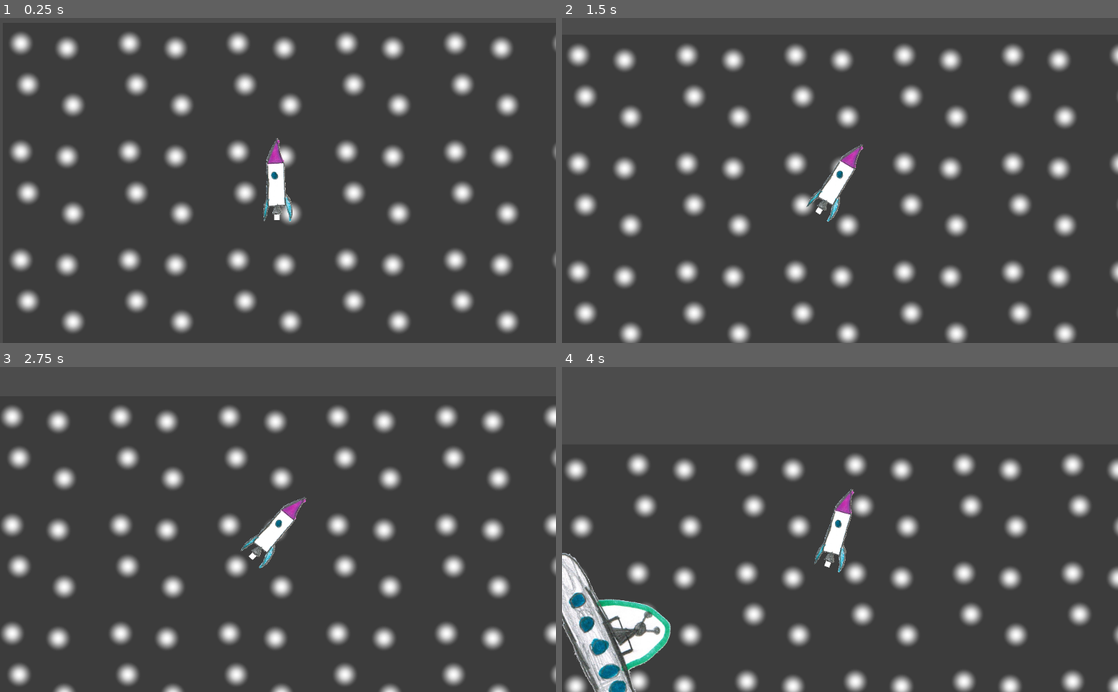
Above: before the commit, frames 1-4 (two rows, left to right).
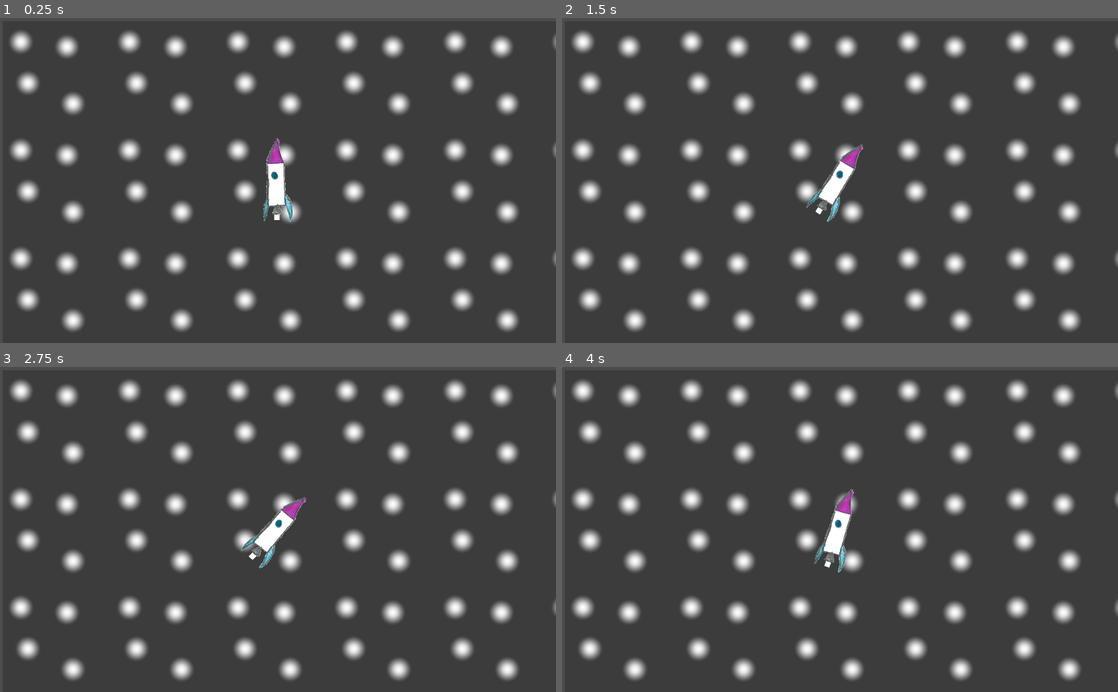
Above: after the commit, the same moments.

Repository: the-g-force/FamJam-April2020
Game: Godot game, scene res://src/Level.tscn
Two runs of this game, one before a commit and one after it. Both use one fixed random seed, a clock stepped at 60 frames per second and the inputs below.
Inputs:
- Up to frame 1 (0.25 s): no input
- Up to frame 2 (1.5 s): hold Right (TurnRight) 0.53-1.28 s; tap Space (Fire) at 0.6, 1.35 s; hold Left (TurnLeft) from 1.28 s (still down)
- Up to frame 3 (2.75 s): release Left (TurnLeft) at 2.03 s; hold Right (TurnRight) from 2.03 s (still down); tap Space (Fire) at 2.1 s
- Up to frame 4 (4 s): release Right (TurnRight) at 2.78 s; hold Up (Thrust) 2.78-3.53 s; tap Space (Fire) at 2.85, 3.6 s; hold Left (TurnLeft) from 3.53 s (still down)

The runs differ from the first frame. In frame 1, 3.2% of the frame differs, in the area x 2-93%, y 4-97%; in frame 2, 21%; in frame 3, 24%, in the area x 0-100%, y 4-100%; in frame 4, 23%.
Error in both runs: Trying to assign value of type 'ColorRect' to a variable of type 'Node2D'. (res://src/Rocket.gd:20)

Commit message:
Added shooting sound
Also cleaned up the rocket scene & script a bit

Diff:
--- a/project/src/Level.tscn
+++ b/project/src/Level.tscn
@@ -1,8 +1,7 @@
-[gd_scene load_steps=5 format=2]
+[gd_scene load_steps=4 format=2]
 
 [ext_resource path="res://src/Rocket.tscn" type="PackedScene" id=1]
 [ext_resource path="res://assets/background.png" type="Texture" id=2]
-[ext_resource path="res://src/Paths.tscn" type="PackedScene" id=3]
 
 [sub_resource type="RectangleShape2D" id=1]
 extents = Vector2( 3147.6, 10 )
@@ -21,32 +20,28 @@
 [node name="Camera2D" type="Camera2D" parent="Rocket"]
 current = true
 
-[node name="LevelBounds" type="Node2D" parent="."]
-
-[node name="Top" type="StaticBody2D" parent="LevelBounds"]
+[node name="StaticBody2D" type="StaticBody2D" parent="."]
 position = Vector2( 2500, 0 )
 
-[node name="CollisionShape2D" type="CollisionShape2D" parent="LevelBounds/Top"]
+[node name="CollisionShape2D" type="CollisionShape2D" parent="StaticBody2D"]
 shape = SubResource( 1 )
 
-[node name="Right" type="StaticBody2D" parent="LevelBounds"]
+[node name="StaticBody2D2" type="StaticBody2D" parent="."]
 position = Vector2( 5000, 2500 )
 rotation = 1.5708
 
-[node name="CollisionShape2D" type="CollisionShape2D" parent="LevelBounds/Right"]
+[node name="CollisionShape2D" type="CollisionShape2D" parent="StaticBody2D2"]
 shape = SubResource( 1 )
 
-[node name="Left" type="StaticBody2D" parent="LevelBounds"]
+[node name="StaticBody2D3" type="StaticBody2D" parent="."]
 position = Vector2( 0, 2500 )
 rotation = 1.5708
 
-[node name="CollisionShape2D" type="CollisionShape2D" parent="LevelBounds/Left"]
+[node name="CollisionShape2D" type="CollisionShape2D" parent="StaticBody2D3"]
 shape = SubResource( 1 )
 
-[node name="Bottom" type="StaticBody2D" parent="LevelBounds"]
+[node name="StaticBody2D4" type="StaticBody2D" parent="."]
 position = Vector2( 2500, 5000 )
 
-[node name="CollisionShape2D" type="CollisionShape2D" parent="LevelBounds/Bottom"]
+[node name="CollisionShape2D" type="CollisionShape2D" parent="StaticBody2D4"]
 shape = SubResource( 1 )
-
-[node name="Paths" parent="." instance=ExtResource( 3 )]
--- a/project/src/Rocket.gd
+++ b/project/src/Rocket.gd
@@ -1,6 +1,6 @@
 extends KinematicBody2D
 
-onready var engine = $AudioStreamPlayer
+
 # Declare member variables here. Examples:
 # var a = 2
 # var b = "text"
@@ -19,6 +19,8 @@
 
 onready var _flames : Node2D = $Hull/Flames
 onready var _gunpoint : Node2D = $GunPoint
+onready var _shoot_sound : AudioStreamPlayer2D = $ShootSound
+onready var _thrust_sound = $ThrustSound
 
 func _process(delta):
 	# Turn according to the rotation inputs
@@ -26,11 +28,14 @@
 			(-Input.get_action_strength("TurnLeft") + Input.get_action_strength("TurnRight")) \
 			* rotation_speed \
 			* delta
+
+	# Play thrust sound as needed
 	if Input.get_action_strength("Thrust") != 0:
-		if engine.playing == false:
-			engine.play()
+		if _thrust_sound.playing == false:
+			_thrust_sound.play()
 	else:
-		engine.stop()
+		_thrust_sound.stop()
+
 	# Determine the speed based on acceleration
 	var target_speed = lerp(min_speed, max_speed, Input.get_action_strength("Thrust"))
 	_speed = lerp(_speed, target_speed, acceleration)
@@ -48,3 +53,4 @@
 		bullet.velocity = Vector2(0,-bullet_speed).rotated(rotation)
 		bullet.position = $GunPoint.get_global_transform().get_origin()
 		get_parent().add_child(bullet)
+		_shoot_sound.play()
--- a/project/src/Rocket.tscn
+++ b/project/src/Rocket.tscn
@@ -1,8 +1,9 @@
-[gd_scene load_steps=5 format=2]
+[gd_scene load_steps=6 format=2]
 
 [ext_resource path="res://src/Rocket.gd" type="Script" id=1]
 [ext_resource path="res://assets/sfx/good_engine.wav" type="AudioStream" id=2]
 [ext_resource path="res://assets/rocket.png" type="Texture" id=3]
+[ext_resource path="res://assets/sfx/good_shoot.wav" type="AudioStream" id=4]
 
 [sub_resource type="RectangleShape2D" id=1]
 extents = Vector2( 19.989, 75.7177 )
@@ -32,8 +33,12 @@
 "_edit_use_anchors_": false
 }
 
-[node name="AudioStreamPlayer" type="AudioStreamPlayer" parent="."]
+[node name="ThrustSound" type="AudioStreamPlayer" parent="."]
 stream = ExtResource( 2 )
+volume_db = -20.0
 
 [node name="GunPoint" type="Node2D" parent="."]
 position = Vector2( -2.31644, -77.8327 )
+
+[node name="ShootSound" type="AudioStreamPlayer2D" parent="."]
+stream = ExtResource( 4 )
